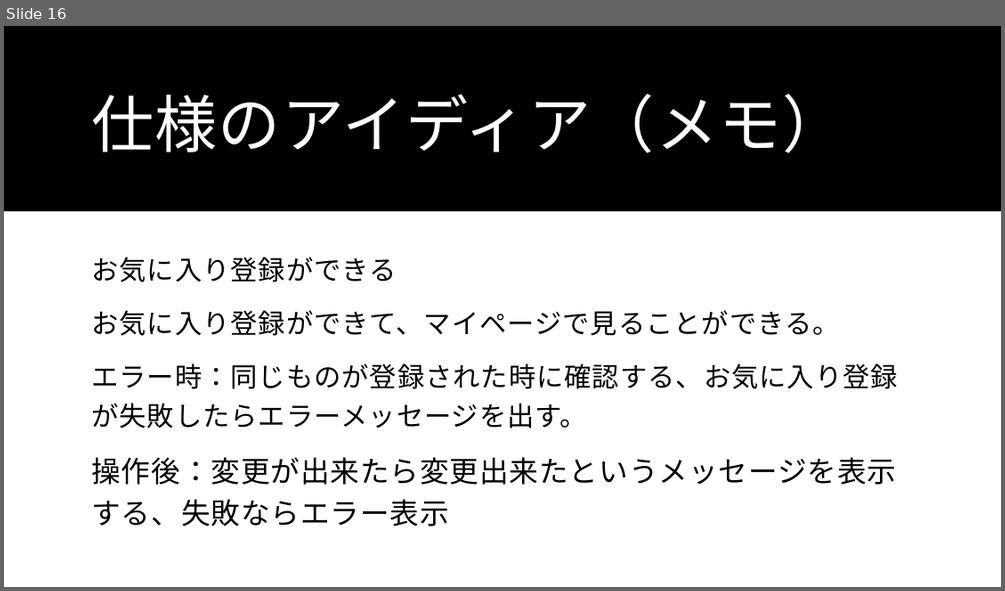
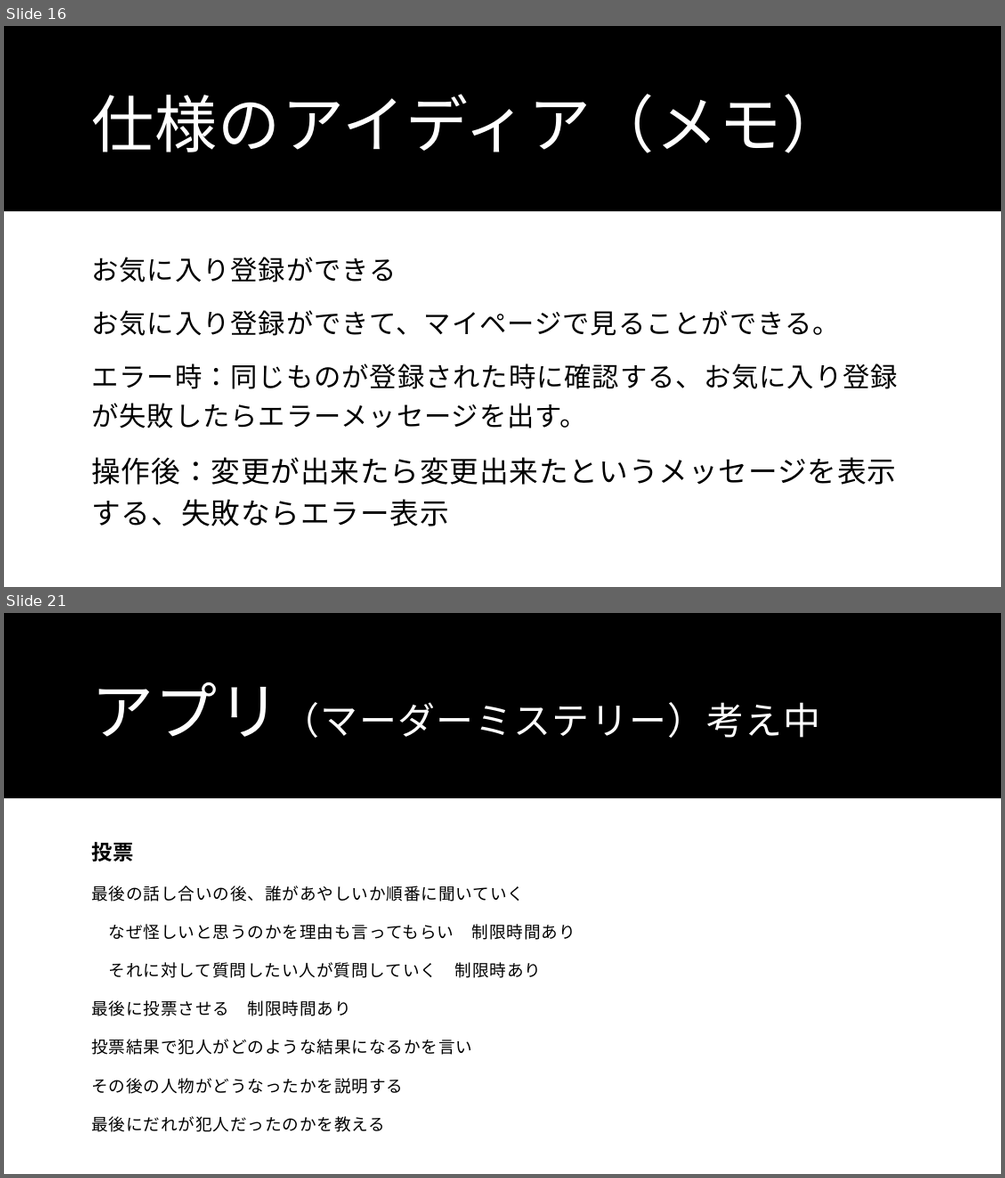
Before and after one commit to Wtnbtkm/flutter_application_1, a slide deck: Flutterの制作仕様書・アイディア（メモ）.pptx. Shown one above the other, each under a label of ours: slide 16 before the commit, slides 16 and 21 after it; the slides between them are not shown. The pictures are 1005x591 and 1005x1178 pixels, drawn with LibreOffice and Linux fonts; fonts in the diff are those of the drawing. Boxes give left, top, right and bottom in pixels: in the first picture for what was removed or moved away, otherwise in the second. Text is boxed around its words. In the diff, an @@ line names an element or a change of style, - is before the commit and + after.

Commit message:
新たに考えている仕様メモを追加（18P）と今考えているアプリの要件を簡単にまとめて追加（19~21P)保存し忘れてで反映できていなかったのでもう一回コミット

```diff
--- a/Flutterの制作仕様書・アイディア（メモ）.pptx
+++ b/Flutterの制作仕様書・アイディア（メモ）.pptx
@@ slide 21 added at box(4, 613, 1001, 1174), background #FFFFFF; not listed: 1 template element that a slide beside it also shows @@
@@ title added at box(91, 682, 820, 738), 36 pt, text #FFFFFF @@
+アプリ（マーダーミステリー）考え中
@@ text added at box(91, 842, 524, 1132), 16 pt, text #000000 @@
+投票
+最後の話し合いの後、誰があやしいか順番に聞いていく
+なぜ怪しいと思うのかを理由も言ってもらい 制限時間あり
+それに対して質問したい人が質問していく 制限時あり
+最後に投票させる 制限時間あり
+投票結果で犯人がどのような結果になるかを言い
+その後の人物がどうなったかを説明する
+最後にだれが犯人だったのかを教える
```
Also in this commit, not shown: 4 other slides added.
